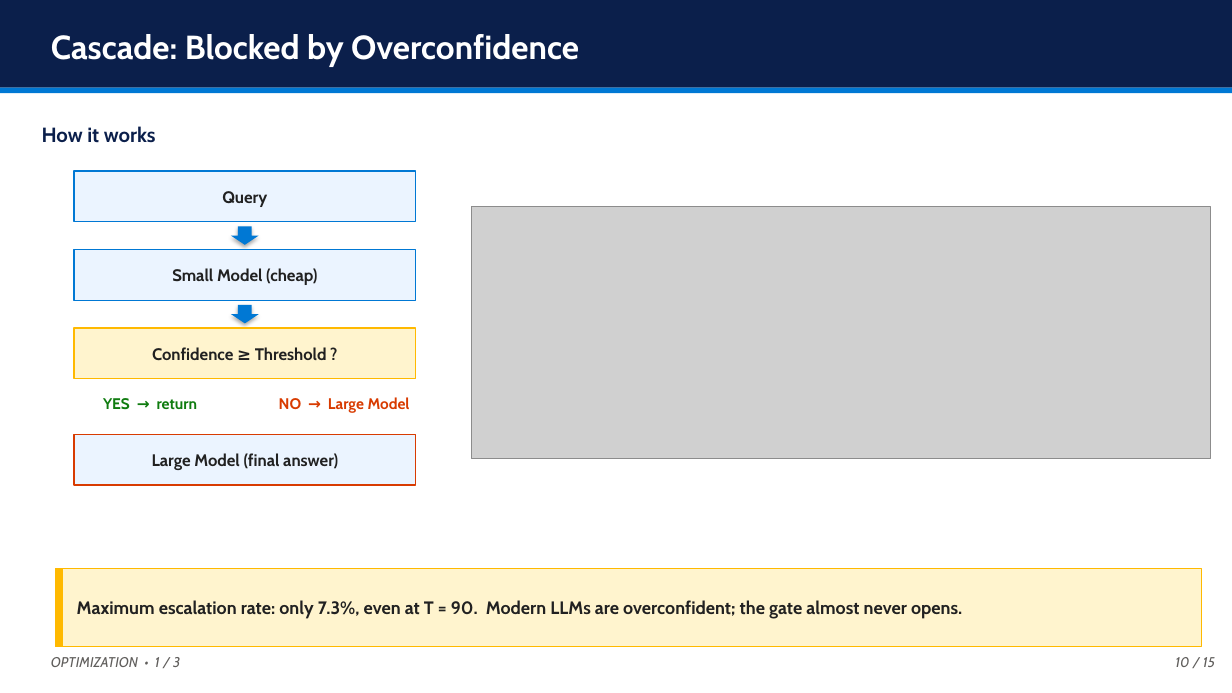
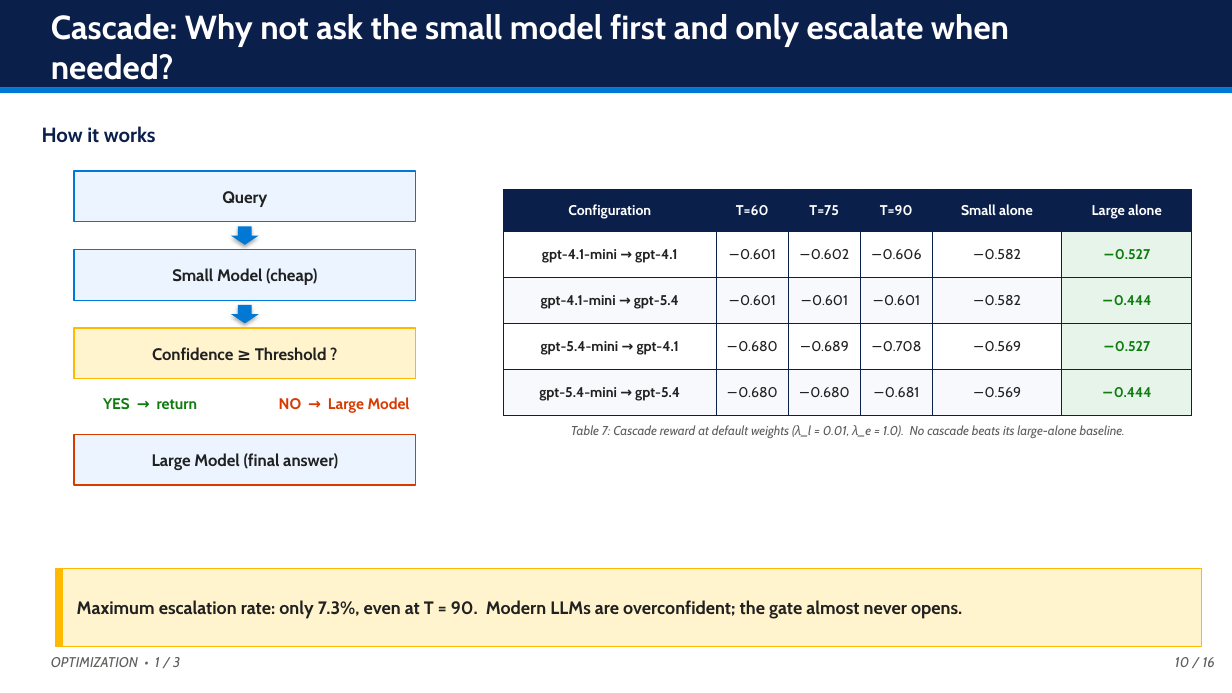
Before and after one commit to MatinAbaszada/llm-evaluation-azure, a slide deck: slide 10 of Presentation/Thesis_Defense.pptx. Drawn at 1232x693 pixels with LibreOffice and Linux fonts; fonts in the diff are those of the drawing; grey boxes stand for pictures. Boxes give left, top, right and bottom in pixels: in the first picture for what was removed or moved away, otherwise in the second. Text is boxed around its words. In the diff, an @@ line names an element or a change of style, - is before the commit and + after.

```diff
--- a/Presentation/Thesis_Defense.pptx
+++ b/Presentation/Thesis_Defense.pptx
@@ text at (x1=51, y1=14, x2=1009, y2=80): text changed @@
-Cascade: Blocked by Overconfidence
+Cascade: Why not ask the small model first and only escalate when needed?
@@ picture removed at (x1=471, y1=207, x2=1211, y2=459) @@
@@ table added at (x1=504, y1=189, x2=1192, y2=416), 5 rows, 6 columns @@
+Configuration | T=60 | T=75 | T=90 | Small alone | Large alone
+gpt-4.1-mini → gpt-4.1 | −0.601 | −0.602 | −0.606 | −0.582 | −0.527
+gpt-4.1-mini → gpt-5.4 | −0.601 | −0.601 | −0.601 | −0.582 | −0.444
+gpt-5.4-mini → gpt-4.1 | −0.680 | −0.689 | −0.708 | −0.569 | −0.527
+gpt-5.4-mini → gpt-5.4 | −0.680 | −0.680 | −0.681 | −0.569 | −0.444
@@ text added at (x1=571, y1=425, x2=1125, y2=438), 10 pt, text #605E5C, italic @@
+Table 7: Cascade reward at default weights (λ_l = 0.01, λ_e = 1.0). No cascade beats its large-alone baseline.
@@ text at (x1=1175, y1=657, x2=1215, y2=667): text changed @@
-10 / 15
+10 / 16
```
Also in this commit, not shown: 17 other slides changed, 3 slides added, 8 other files.
